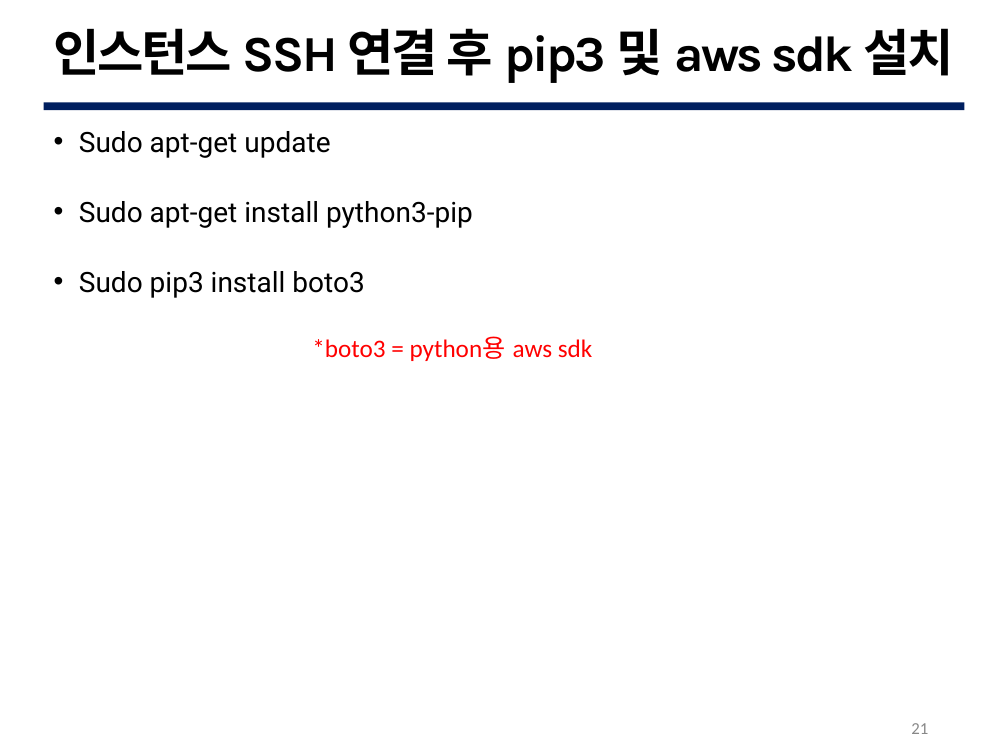
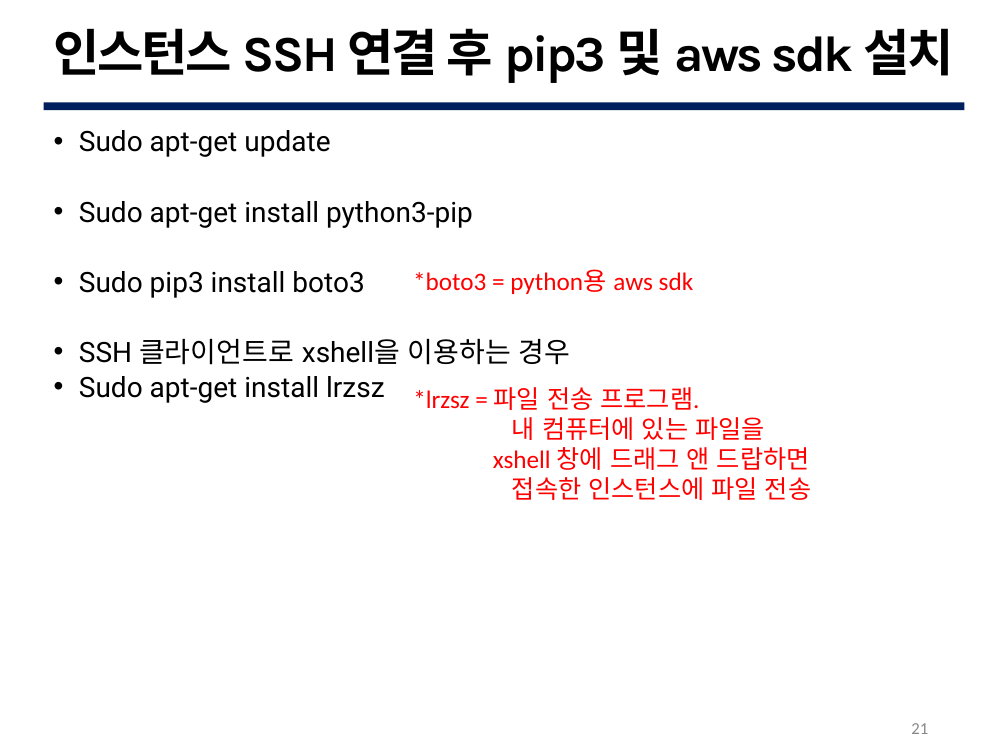
Before and after one commit to G0DCH/AWS_Rekognition_Slide, a slide deck: slide 21 of ppt/AWS Rekognition Slide.pptx. Drawn at 1008x756 pixels with LibreOffice and Linux fonts; fonts in the diff are those of the drawing; background and template pictures are left out. Boxes give left, top, right and bottom in pixels: in the first picture for what was removed or moved away, otherwise in the second. Text is boxed around its words. In the diff, an @@ line names an element or a change of style, - is before the commit and + after.

```diff
--- a/ppt/AWS Rekognition Slide.pptx
+++ b/ppt/AWS Rekognition Slide.pptx
@@ text "*boto3 = python용 aws sdk": place and size @@
-text "*boto3 = python용 aws sdk" at bbox=[312, 337, 593, 361]
+text "*boto3 = python용 aws sdk" at bbox=[413, 270, 694, 294]
@@ text at bbox=[79, 338, 571, 403]: paragraphs added @@
+• SSH 클라이언트로 xshell을 이용하는 경우
+• Sudo apt-get install lrzsz
@@ text added at bbox=[413, 387, 811, 500], 18 pt, text #FF0000 @@
+*lrzsz = 파일 전송 프로그램.
+내 컴퓨터에 있는 파일을
+xshell 창에 드래그 앤 드랍하면
+접속한 인스턴스에 파일 전송
```
Also in this commit, not shown: 5 other slides changed, 10 slides added, 28 slides removed.
